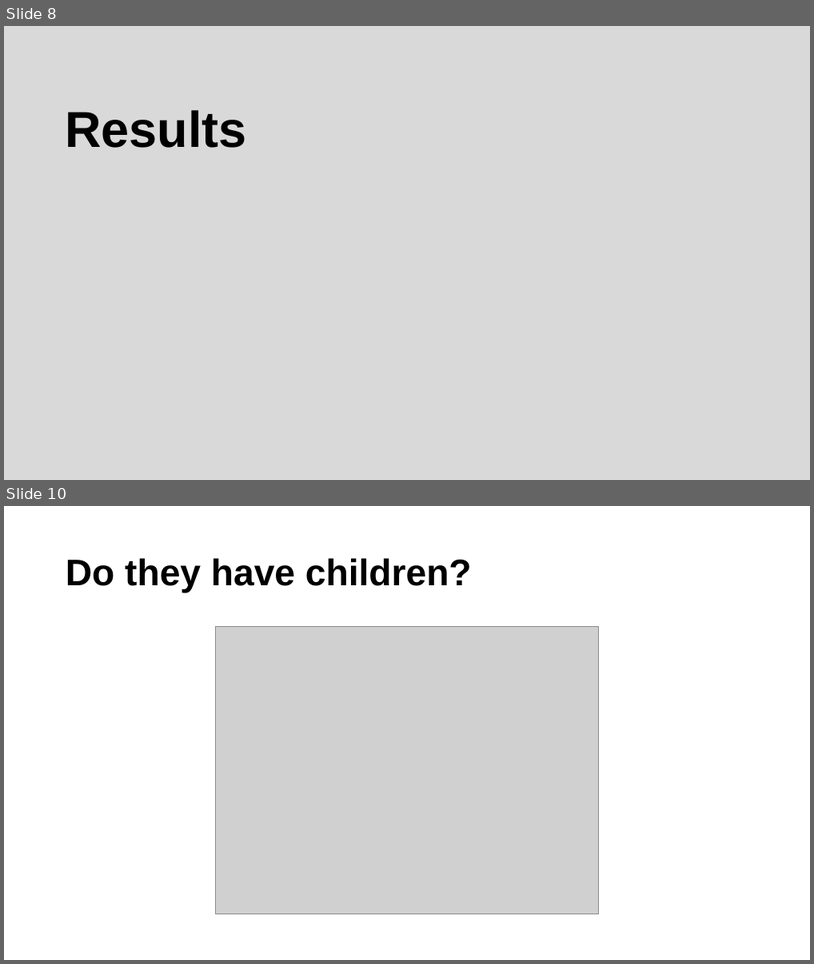
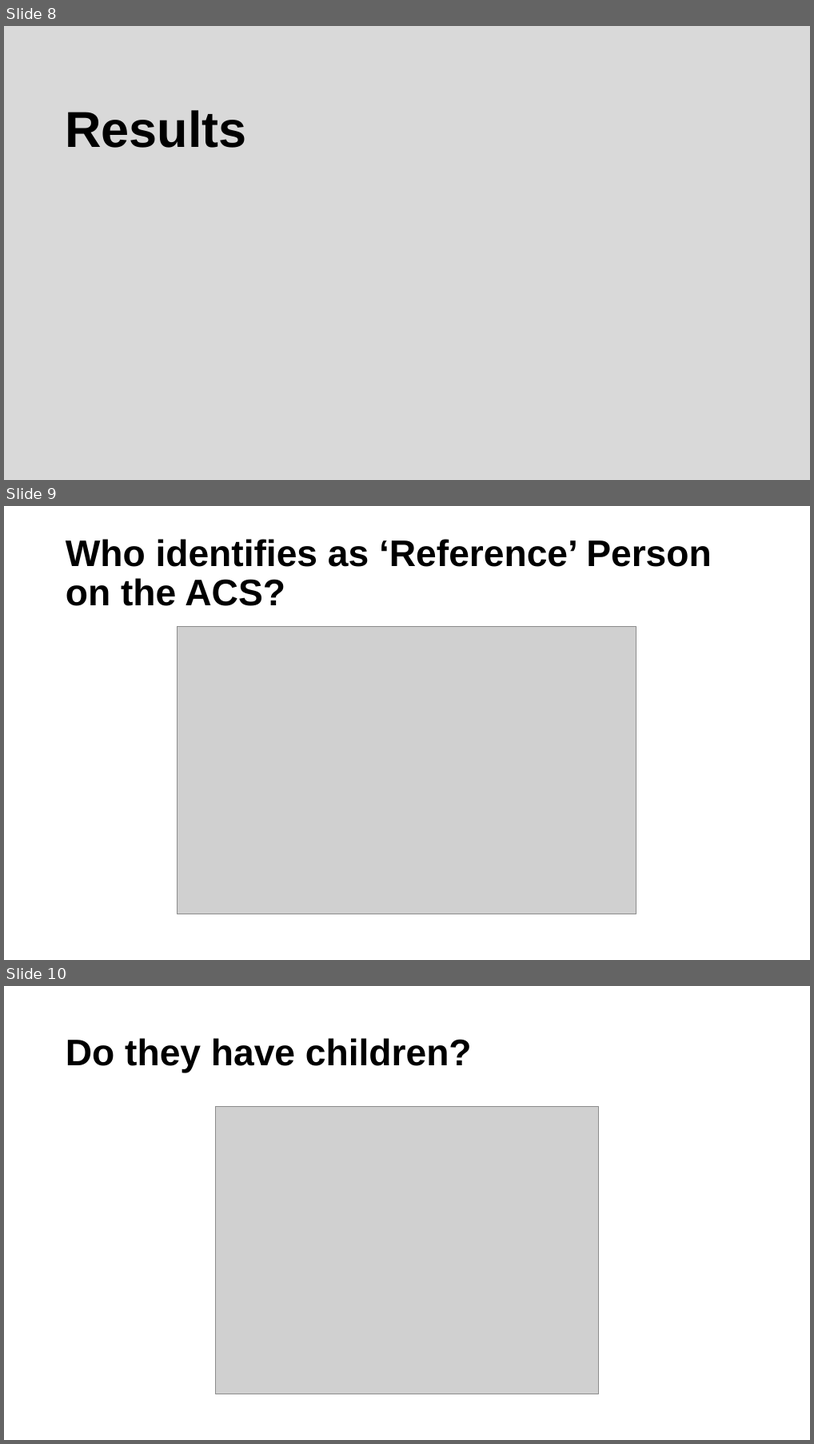
Before and after one commit to ucdiegorubi/oy_census_analysis, a slide deck: create_powerpoint/household_structure_estimates.pptx. Shown one above the other, each under a label of ours: slides 8 and 10 before the commit, slides 8, 9 and 10 after it; the slides between them are not shown. The pictures are 814x964 and 814x1444 pixels, drawn with LibreOffice and Linux fonts; fonts in the diff are those of the drawing; grey boxes stand for pictures; background and template pictures are left out. Boxes give left, top, right and bottom in pixels: in the first picture for what was removed or moved away, otherwise in the second. Text is boxed around its words. In the diff, an @@ line names an element or a change of style, - is before the commit and + after.

```diff
--- a/create_powerpoint/household_structure_estimates.pptx
+++ b/create_powerpoint/household_structure_estimates.pptx
@@ slide 9 added at bbox=[4, 506, 810, 960], background #FFFFFF @@
@@ title added at bbox=[66, 539, 712, 606], 44 pt, text #000000, bold @@
+Who identifies as ‘Reference’ Person on the ACS?
@@ picture added at bbox=[177, 626, 637, 914] @@
```
Also in this commit, not shown: 11 slides changed, 1 slide removed, 7 other files.
